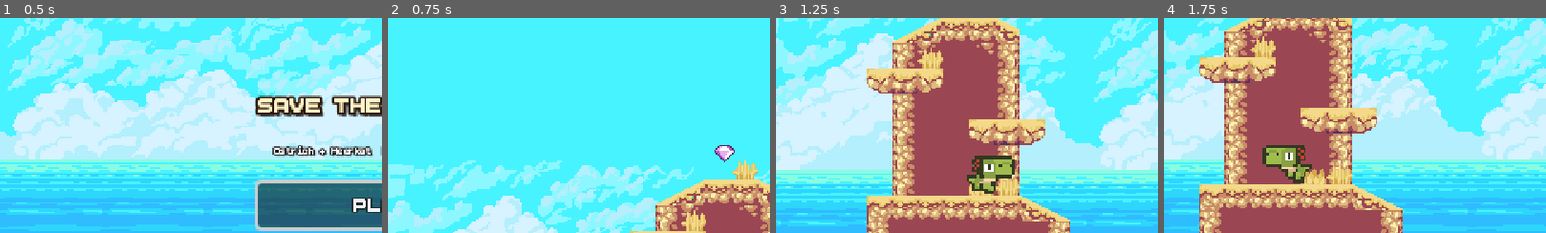
Above: before the commit, frames 1-4 (left to right).
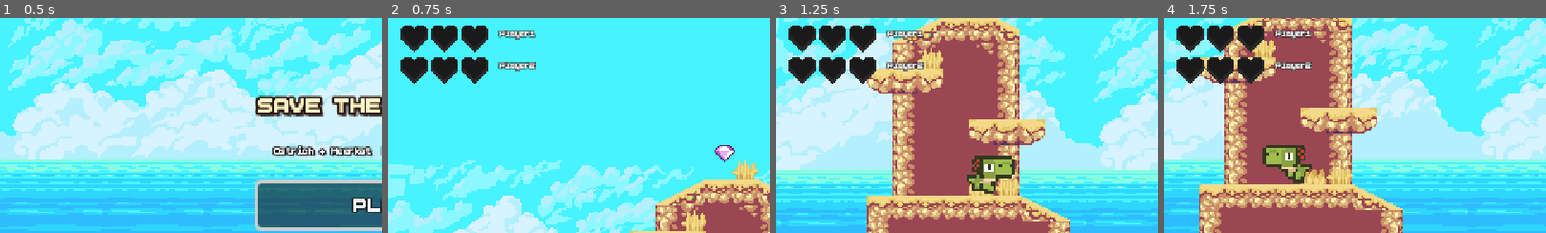
Above: after the commit, the same moments.

Repository: AvicenaFathoni/save-the-savanna-new
Game: Godot game, scene res://Levels/main_menu.tscn
Same seed, same stepped clock (60 frames per second), same inputs: the game is played once before the commit and once after it.
Inputs (mouse positions are % of the whole screen's width and height, from its top left):
- Up to frame 1 (0.5 s): no input
- Up to frame 2 (0.75 s): click "PLAY" at 0.5 s
- Up to frame 3 (1.25 s): no input
- Up to frame 4 (1.75 s): tap Enter (p2_interact) at 1.25 s; move the mouse to (45, 70) at 1.27 s; hold D (p1_right) from 1.28 s (still down); hold F (p1_special) from 1.28 s (still down); click (45, 70) at 1.42 s; tap W (p1_jump) at 1.52 s
The pictures show only the part of the screen within x 0-50%, y 9-59%; the shares and areas given below are measured in that part.

Frame 1 is identical in both runs. In frame 2, 4.5% of the frame differs, in the area x 3-39%, y 3-31%; in frame 3, 4.5%; in frame 4, 4.5%.

Commit message:
Added health & hazard system

Diff:
--- a/Levels/heart.tscn
+++ b/Levels/heart.tscn
@@ -1,22 +1,6 @@
 [gd_scene format=3 uid="uid://cbhohx38tes6i"]
 
 [ext_resource type="Texture2D" uid="uid://c7b6jjuon7h82" path="res://Assets/heart.png" id="1_1vo5o"]
-
-[sub_resource type="AtlasTexture" id="AtlasTexture_na8x3"]
-atlas = ExtResource("1_1vo5o")
-region = Rect2(0, 0, 17, 17)
-
-[sub_resource type="AtlasTexture" id="AtlasTexture_rf6ki"]
-atlas = ExtResource("1_1vo5o")
-region = Rect2(17, 0, 17, 17)
-
-[sub_resource type="AtlasTexture" id="AtlasTexture_68dve"]
-atlas = ExtResource("1_1vo5o")
-region = Rect2(34, 0, 17, 17)
-
-[sub_resource type="AtlasTexture" id="AtlasTexture_bx78x"]
-atlas = ExtResource("1_1vo5o")
-region = Rect2(51, 0, 17, 17)
 
 [sub_resource type="AtlasTexture" id="AtlasTexture_0n7ks"]
 atlas = ExtResource("1_1vo5o")
@@ -29,18 +13,6 @@
 [sub_resource type="SpriteFrames" id="SpriteFrames_igo0i"]
 animations = [{
 "frames": [{
-"duration": 1.0,
-"texture": SubResource("AtlasTexture_na8x3")
-}, {
-"duration": 1.0,
-"texture": SubResource("AtlasTexture_rf6ki")
-}, {
-"duration": 1.0,
-"texture": SubResource("AtlasTexture_68dve")
-}, {
-"duration": 1.0,
-"texture": SubResource("AtlasTexture_bx78x")
-}, {
 "duration": 1.0,
 "texture": SubResource("AtlasTexture_0n7ks")
 }],
@@ -59,4 +31,4 @@
 
 [node name="AnimatedSprite2D" type="AnimatedSprite2D" unique_id=515141798]
 sprite_frames = SubResource("SpriteFrames_igo0i")
-frame_progress = 0.34992534
+animation = &"decrease"
--- a/Levels/spike.tscn
+++ b/Levels/spike.tscn
@@ -1,6 +1,7 @@
 [gd_scene format=3 uid="uid://hxncoa4wtw0q"]
 
 [ext_resource type="Texture2D" uid="uid://d08gc85kl0aex" path="res://Assets/images/Hazard & Platform/Spike_B.png" id="1_li8fa"]
+[ext_resource type="Script" uid="uid://bgwt4erhamic1" path="res://Scripts/spike.gd" id="2_spike"]
 
 [sub_resource type="AtlasTexture" id="AtlasTexture_6wgmb"]
 atlas = ExtResource("1_li8fa")
@@ -80,6 +81,17 @@
 "speed": 12.0
 }]
 
-[node name="AnimatedSprite2D" type="AnimatedSprite2D" unique_id=2082461023]
+[sub_resource type="RectangleShape2D" id="shape_spike"]
+size = Vector2(32, 15)
+
+[node name="Spike" type="Area2D" unique_id=1731244031]
+script = ExtResource("2_spike")
+
+[node name="AnimatedSprite2D" type="AnimatedSprite2D" parent="." unique_id=1687278961]
 sprite_frames = SubResource("SpriteFrames_igo0i")
-frame_progress = 0.5520228
+autoplay = "default"
+frame_progress = 0.5947909
+
+[node name="CollisionShape2D" type="CollisionShape2D" parent="." unique_id=1717815859]
+position = Vector2(0, -4.5)
+shape = SubResource("shape_spike")
--- a/Levels/test_level.tscn
+++ b/Levels/test_level.tscn
@@ -12,6 +12,7 @@
 [ext_resource type="PackedScene" uid="uid://6v73y3pnci1l" path="res://Enemy/dino_blue.tscn" id="13_dkv23"]
 [ext_resource type="AudioStream" uid="uid://c2ig5iejgfljh" path="res://Audio/music_savanna.wav" id="13_music"]
 [ext_resource type="Script" uid="uid://cic8seybtqo8w" path="res://Scripts/camera_rig.gd" id="14_cam"]
+[ext_resource type="PackedScene" uid="uid://hxncoa4wtw0q" path="res://Levels/spike.tscn" id="14_x458k"]
 [ext_resource type="PackedScene" uid="uid://rfxw0r3nbp4c" path="res://Levels/gem.tscn" id="15_gem"]
 
 [sub_resource type="TileSetAtlasSource" id="TileSetAtlasSource_7e6fp"]
@@ -679,3 +680,6 @@
 position = Vector2(850, 144)
 hop_cooldown = 1.2
 patrol_time = 2.0
+
+[node name="Spike" parent="." unique_id=768194127 instance=ExtResource("14_x458k")]
+position = Vector2(660, 189)
--- a/Scripts/dino_blue.gd
+++ b/Scripts/dino_blue.gd
@@ -97,7 +97,9 @@
 		return
 	if body.is_in_group("players"):
 		var lvl = get_tree().get_first_node_in_group("level")
-		if lvl != null and lvl.has_method("respawn_both"):
+		if lvl != null and lvl.has_method("take_damage"):
+			lvl.take_damage(body, 1)
+		elif lvl != null and lvl.has_method("respawn_both"):
 			lvl.respawn_both()
 
 func take_hit(from_pos: Vector2) -> bool:
--- a/Scripts/dino_green.gd
+++ b/Scripts/dino_green.gd
@@ -81,7 +81,9 @@
 		return
 	if body.is_in_group("players"):
 		var lvl = get_tree().get_first_node_in_group("level")
-		if lvl != null and lvl.has_method("respawn_both"):
+		if lvl != null and lvl.has_method("take_damage"):
+			lvl.take_damage(body, 1)
+		elif lvl != null and lvl.has_method("respawn_both"):
 			lvl.respawn_both()
 
 func take_hit(from_pos: Vector2) -> bool:
--- a/Scripts/level.gd
+++ b/Scripts/level.gd
@@ -15,6 +15,9 @@
 var _pause_layer: CanvasLayer
 var _pause_panel: Control
 var _resume_btn: Button
+var _hearts: Dictionary = {}
+var _health: Dictionary = {}
+var _invuln: Dictionary = {}
 
 func _ready() -> void:
 	process_mode = Node.PROCESS_MODE_ALWAYS
@@ -54,6 +57,7 @@
 	_gem_label.position = Vector2(8, 8)
 	_gem_label.text = ""
 	layer.add_child(_gem_label)
+	_build_hearts_ui(layer)
 	await get_tree().process_frame
 	gems_total = get_tree().get_nodes_in_group("gems").size()
 	_update_gem_hud()
@@ -74,10 +78,96 @@
 	_update_gem_hud()
 	SFX.play_checkpoint(self) # reuse checkpoint ding for gems
 	if _won == false and gems_collected >= gems_total and gems_total > 0:
-		# optional feedback when last gem taken
 		var tw := create_tween()
 		tw.tween_property(_gem_label, "scale", Vector2(1.25, 1.25), 0.12)
 		tw.tween_property(_gem_label, "scale", Vector2(1, 1), 0.18).set_ease(Tween.EASE_OUT).set_trans(Tween.TRANS_BACK)
+
+func _build_hearts_ui(layer: CanvasLayer) -> void:
+	var heart_scene: PackedScene = load("res://Levels/heart.tscn")
+	for pname in ["Player1", "Player2"]:
+		_health[pname] = 3
+		_invuln[pname] = false
+		var box := HBoxContainer.new()
+		box.name = pname + "_Hearts"
+		box.add_theme_constant_override("separation", 2)
+		if pname == "Player1":
+			box.position = Vector2(8, 28)
+		else:
+			box.position = Vector2(8, 48)
+		layer.add_child(box)
+		_hearts[pname] = []
+		for i in range(3):
+			var h = heart_scene.instantiate()
+			# heart.tscn root is AnimatedSprite2D, wrap in Control for HBox
+			var wrap := Control.new()
+			wrap.custom_minimum_size = Vector2(17, 17)
+			h.position = Vector2(8.5, 8.5)
+			wrap.add_child(h)
+			box.add_child(wrap)
+			_hearts[pname].append(h)
+		# label for player name
+		var lbl := Label.new()
+		lbl.text = pname
+		lbl.add_theme_font_size_override("font_size", 7)
+		lbl.add_theme_color_override("font_outline_color", Color(0.12,0.12,0.12,1))
+		lbl.add_theme_constant_override("outline_size", 2)
+		if pname == "Player1":
+			lbl.position = Vector2(70, 30)
+		else:
+			lbl.position = Vector2(70, 50)
+		layer.add_child(lbl)
+
+func _update_hearts(pname: String) -> void:
+	if not _hearts.has(pname):
+		return
+	var arr = _hearts[pname]
+	var hp = _health[pname]
+	for i in range(arr.size()):
+		var h = arr[i] as AnimatedSprite2D
+		if h == null:
+			continue
+		if i < hp:
+			h.play("default")
+			h.modulate = Color(1,1,1,1)
+		else:
+			# already empty, keep last frame
+			if h.animation != "decrease" or not h.is_playing():
+				h.play("decrease")
+				# jump to last frame if already played
+				if hp < i:
+					h.frame = 4
+
+func take_damage(player: Node, amount: int = 1) -> void:
+	var pname = String(player.name)
+	if not _health.has(pname):
+		return
+	if _invuln.get(pname, false):
+		return
+	_invuln[pname] = true
+	_health[pname] = maxi(0, _health[pname] - amount)
+	_update_hearts(pname)
+	# flash player
+	if player is CanvasItem:
+		var tw := create_tween()
+		tw.tween_property(player, "modulate", Color(1,0.4,0.4,1), 0.08)
+		tw.tween_property(player, "modulate", Color(1,1,1,1), 0.15)
+	SFX.play_hit(self)
+	# if any player hits 0, both respawn and reset hearts
+	var any_dead := false
+	for k in _health:
+		if _health[k] <= 0:
+			any_dead = true
+	if any_dead:
+		await get_tree().create_timer(0.25).timeout
+		for k in _health.keys():
+			_health[k] = 3
+			_update_hearts(k)
+		respawn_both()
+		await get_tree().create_timer(0.4).timeout
+		_invuln[pname] = false
+	else:
+		await get_tree().create_timer(0.8).timeout
+		_invuln[pname] = false
 
 func set_spawn(world_pos: Vector2) -> void:
 	spawn_point = world_pos + Vector2(0, -20.0)
--- /dev/null
+++ b/Scripts/spike.gd
@@ -0,0 +1,35 @@
+extends Area2D
+## Spike hazard — deals 1 damage on contact. Uses level health system.
+
+@export var damage: int = 1
+@export var cooldown: float = 0.6
+
+var _can_hit := true
+
+func _ready() -> void:
+	add_to_group("spikes")
+	monitoring = true
+	collision_layer = 0
+	collision_mask = 6
+	body_entered.connect(_on_body)
+	# also check overlapping each frame for teleport cases
+	set_physics_process(true)
+
+func _physics_process(_delta: float) -> void:
+	for b in get_overlapping_bodies():
+		if b.is_in_group("players"):
+			_on_body(b)
+			break
+
+func _on_body(body: Node) -> void:
+	if not body.is_in_group("players"):
+		return
+	if not _can_hit:
+		return
+	_can_hit = false
+	var lvl = get_tree().get_first_node_in_group("level")
+	if lvl != null and lvl.has_method("take_damage"):
+		lvl.take_damage(body, damage)
+	elif lvl != null and lvl.has_method("respawn_both"):
+		lvl.respawn_both()
+	get_tree().create_timer(cooldown).timeout.connect(func(): _can_hit = true)
Not shown, added: Scripts/spike.gd.uid
